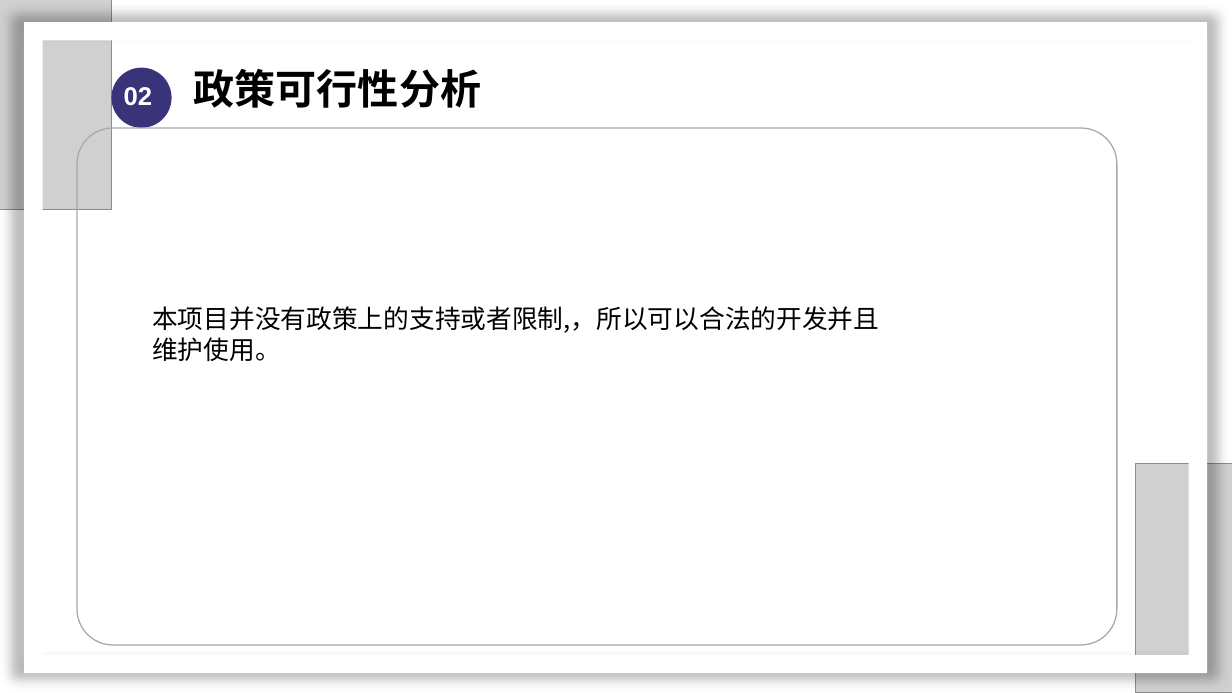
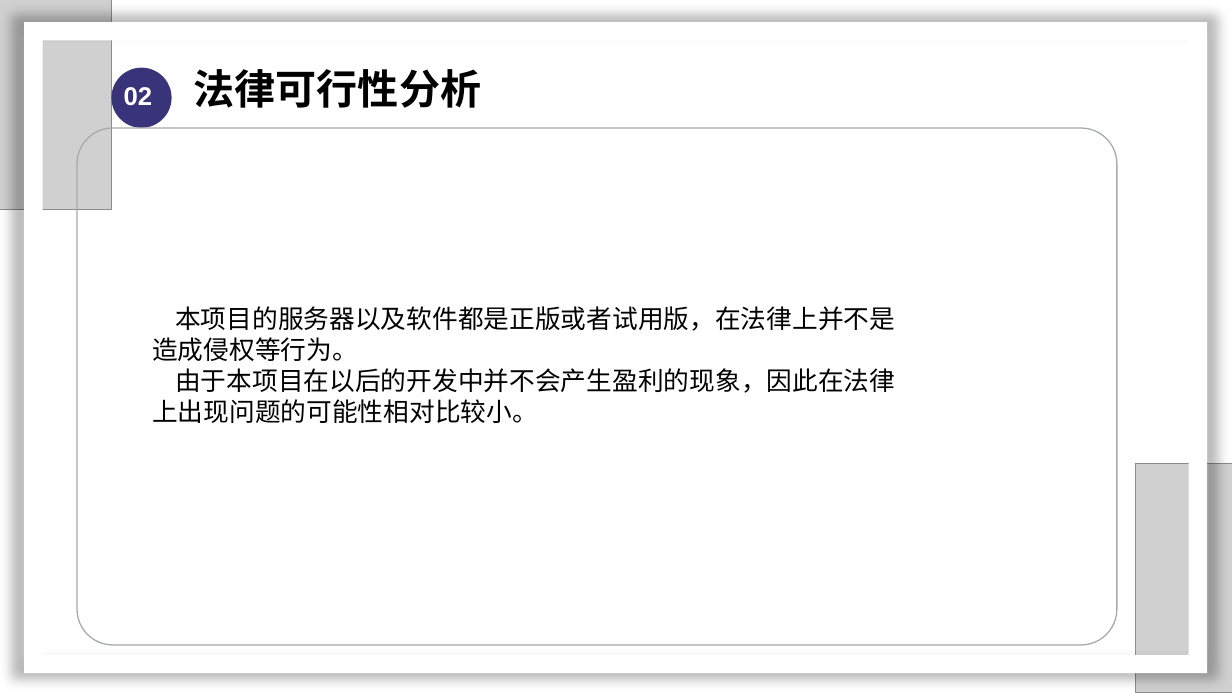
Before and after one commit to SarielX98/PRD2018G14, a slide deck: slide 18 of 受控文档/PPT/软件需求工程审核PPT.pptx. Drawn at 1232x693 pixels with LibreOffice and Linux fonts; fonts in the diff are those of the drawing; grey boxes stand for pictures; background and template pictures are left out. Boxes give left, top, right and bottom in pixels: in the first picture for what was removed or moved away, otherwise in the second. Text is boxed around its words. In the diff, an @@ line names an element or a change of style, - is before the commit and + after.

```diff
--- a/受控文档/PPT/软件需求工程审核PPT.pptx
+++ b/受控文档/PPT/软件需求工程审核PPT.pptx
@@ text at [194,69,482,108]: text changed @@
-政策可行性分析
+法律可行性分析
@@ text at [152,306,895,423]: text changed @@
-本项目并没有政策上的支持或者限制,，所以可以合法的开发并且维护使用。
+本项目的服务器以及软件都是正版或者试用版，在法律上并不是造成侵权等行为。
+由于本项目在以后的开发中并不会产生盈利的现象，因此在法律上出现问题的可能性相对比较小。
```
Also in this commit, not shown: 19 other slides changed, 10 slides added, 1 slide removed, 1 other file.
